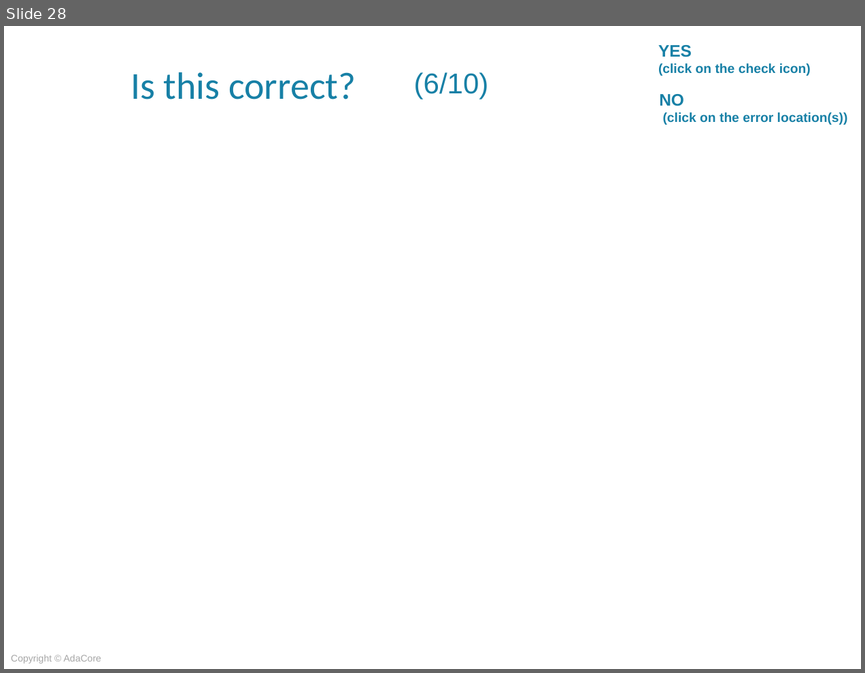
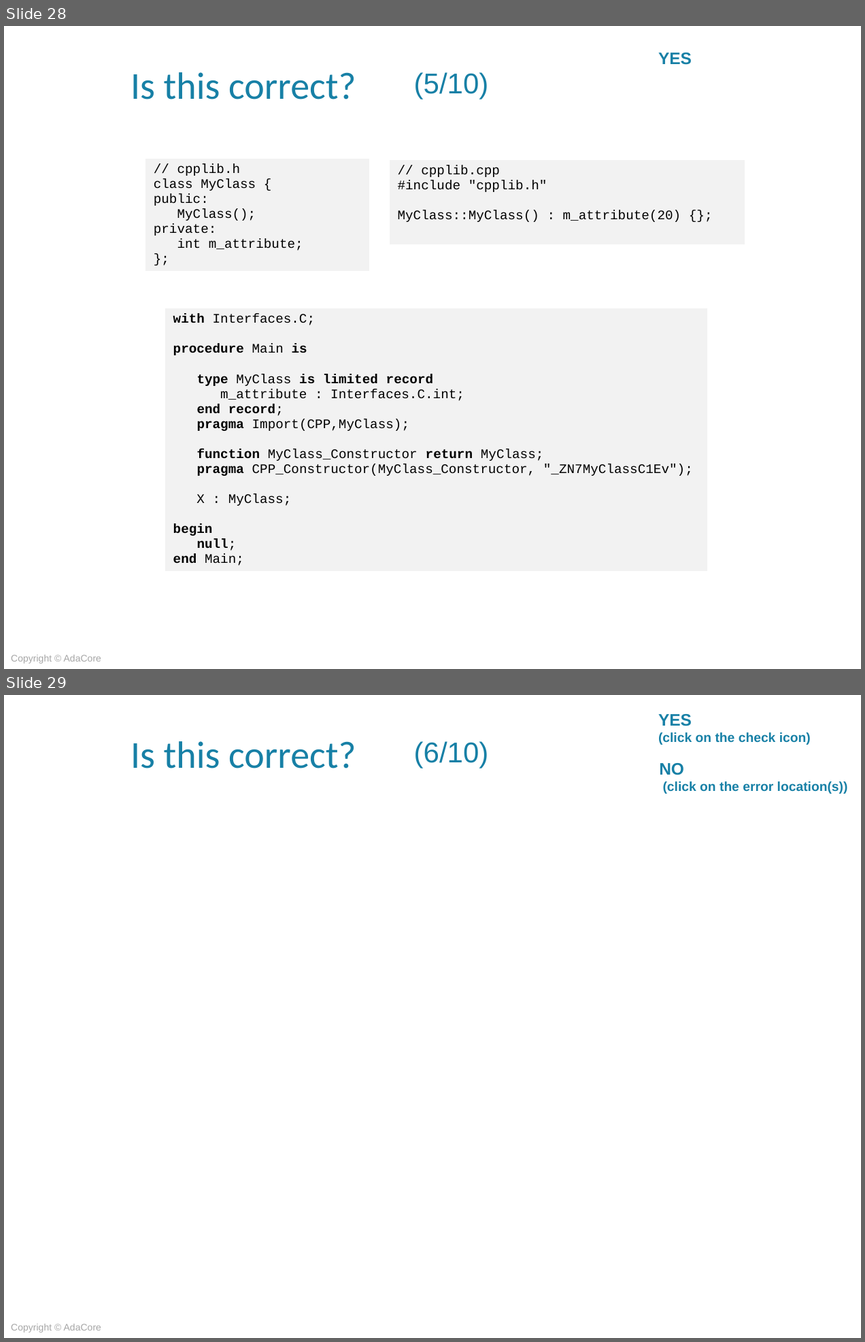
Before and after one commit to AdaCoreU/Courses, a slide deck: lectures/04_Mixed_Language_Programming_In_Ada/03_Ada_and_C++/Slides/03_Ada_and_C++.pptx. Shown one above the other, each under a label of ours: slide 28 before the commit, slides 28 and 29 after it. The pictures are 865x673 and 865x1342 pixels, drawn with LibreOffice and Linux fonts; fonts in the diff are those of the drawing; background and template pictures are left out. Boxes give left, top, right and bottom in pixels: in the first picture for what was removed or moved away, otherwise in the second. Text is boxed around its words. In the diff, an @@ line names an element or a change of style, - is before the commit and + after.

```diff
--- a/lectures/04_Mixed_Language_Programming_In_Ada/03_Ada_and_C++/Slides/03_Ada_and_C++.pptx
+++ b/lectures/04_Mixed_Language_Programming_In_Ada/03_Ada_and_C++/Slides/03_Ada_and_C++.pptx
@@ slide 28 added at [4,26,861,669], background picture (left out); not listed: 2 template elements that a slide beside it also shows @@
@@ text added at [658,53,691,65], 14 pt, text #1780A6, bold @@
+YES
@@ title added at [414,72,489,99], 24 pt, text #1780A6 @@
+(5/10)
@@ table added at [145,158,371,276], 1 rows, 1 columns @@
+// cpplib.h / class MyClass { / public: / MyClass(); / private: / int m_attribute; / };
@@ table added at [389,160,745,246], 1 rows, 1 columns @@
+// cpplib.cpp / #include "cpplib.h" / MyClass::MyClass() : m_attribute(20) {};
@@ table added at [164,308,706,584], 1 rows, 1 columns @@
+with Interfaces.C; / procedure Main is / type MyClass is limited record / m_attribute : Interfaces.C.int; / end record; / pragma Import(CPP,MyClass); / function MyClass_Constructor return MyClass; / pragma CPP_Constructor(MyClass_Constructor, "_ZN7MyClassC1Ev"); / X : MyClass; / begin / null; / end Main;
@@ what was slide 28 is now slide 29 @@
```
Also in this commit, not shown: 2 slides changed, 8 other slides added, 8 slides removed.
